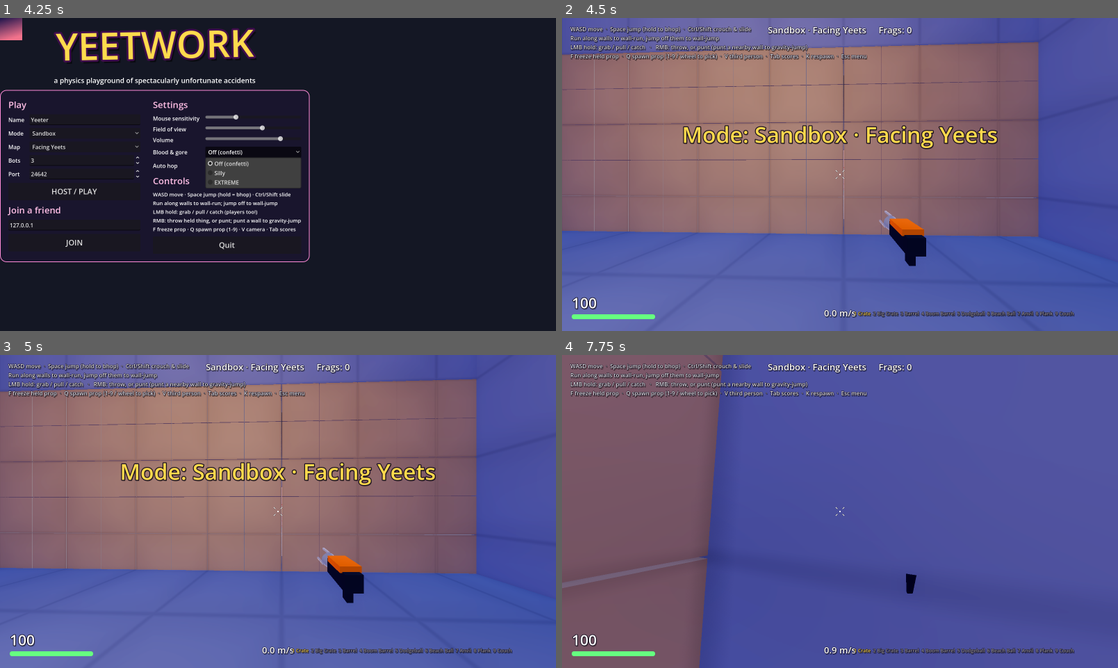
Above: before the commit, frames 1-4 (two rows, left to right).
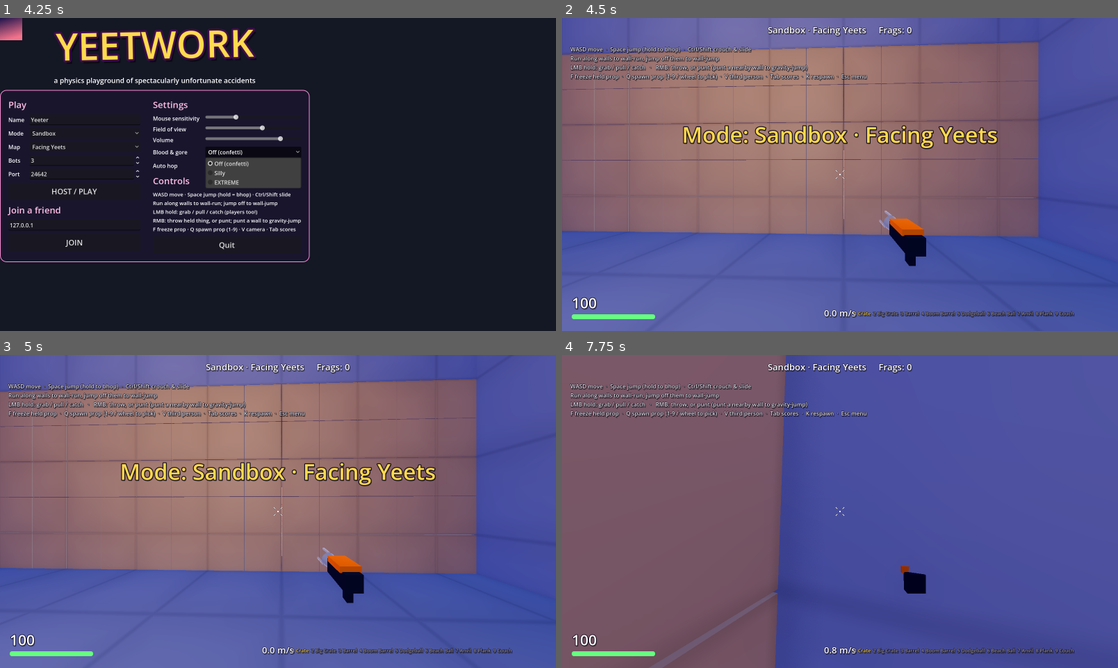
Above: after the commit, the same moments.

Repository: badsadcode/yeetwork
Game: Godot game, scene res://main.tscn
The game is run twice, just before and just after one commit, with the same random seed, the same clock (stepped at 60 frames per second) and the same inputs.
Inputs (mouse positions are in pixels of both pictures, inside the frame that each line leads up to):
- Up to frame 1 (4.25 s): click "Sandbox" at 0.5 s; click "Facing Yeets" at 1.25 s; click "Silly" at 2 s; click "Hold jump to bunny hop" at 2.75 s; click "Off (confetti)" at 3.5 s
- Up to frame 2 (4.5 s): click "HOST / PLAY" at 4.25 s
- Up to frame 3 (5 s): no input
- Up to frame 4 (7.75 s): tap Enter at 5 s; move the mouse to (867, 511) at 5.02 s; hold Ctrl (crouch) 5.03-5.78 s; hold W (move_forward) from 5.03 s (still down); click (867, 511) at 5.17 s; tap Space (jump) at 5.27, 5.57, 6.02, 6.05, 6.32, 7.52 s; tap Q (spawn_prop) at 5.3, 5.85, 7.55 s; move the mouse to (812, 511) at 5.77 s; move the mouse to (851, 505) at 6.52 s; hold Space (jump) 6.53-7.28 s; tap Ctrl (crouch) at 6.8, 7.35 s; move the mouse to (834, 517) at 7.27 s; click (834, 517) at 7.42 s

Frame 1 is identical in both runs. In frame 2, 3.8% of the frame differs, in the area x 1-55%, y 2-21%; in frame 3, 3.8%; in frame 4, 16%, in the area x 1-66%, y 0-100%.

Commit message:
Facing Yeets map, stylized PBR look, gameplay tests, README
- Facing Worlds-inspired asteroid map with team towers, launch shafts,
  breakable sniper windows and bridges, custom space sky
- Stylized PBR surface shader, warm key / cool fill lighting, SDFGI+SSIL,
  subsurface skin
- Gravity gun pull locks on and eases in; tuned air strafing
- Bots avoid ledges; scripted gameplay smoke tests (--test)
- Screenshot tour tool (--tour) and README with screenshots

Co-Authored-By: Claude Opus 5.5 <noreply@anthropic.com>
Claude-Session: https://claude.ai/code/session_0158inPvinANtwyDsJ2ShGXm

Diff:
--- a/scripts/bots/bot_brain.gd
+++ b/scripts/bots/bot_brain.gd
@@ -204,6 +204,12 @@
 		return
 	# Move in world space toward the goal regardless of where we are looking.
 	var dir := to.normalized()
+	var ledge := false
+	if pl.is_on_floor() and not _ground_ahead(pos, dir):
+		ledge = true
+		# Ledge! Head back toward the middle of the map instead of walking off it.
+		var back := Vector3(-pos.x * 0.2, 0, -pos.z).normalized()
+		dir = back if back.length() > 0.1 else -dir
 	var basis := Basis(Vector3.UP, pl.yaw)
 	var local := basis.inverse() * dir
 	_strafe_timer -= delta
@@ -222,8 +228,14 @@
 		cmd.jump_pressed = true
 		_stuck = 0.0
 		_strafe = _rng.randf_range(-1, 1)
-	cmd.jump = hop
+	cmd.jump = hop and not ledge
 	cmd.crouch = hs > 11.0 and _rng.randf() < 0.02
+
+
+func _ground_ahead(pos: Vector3, dir: Vector3) -> bool:
+	var probe := pos + dir * 2.5 + Vector3.UP * 0.5
+	var q := PhysicsRayQueryParameters3D.create(probe, probe + Vector3.DOWN * 8.0, Game.L_WORLD)
+	return not pl.get_world_3d().direct_space_state.intersect_ray(q).is_empty()
 
 
 ## Detour around the acid pit unless we actually want to go down there.
--- a/scripts/core/main.gd
+++ b/scripts/core/main.gd
@@ -4,13 +4,14 @@
 ##
 ## Command line (after `--`):  --host  --join <ip>  --mode sandbox|ctf|dodgeball
 ##   --bots <n>  --port <n>  --name <name>  --autotest <seconds>  (quit after N seconds)
-##   --map prime|facing  --tour <dir>  (save screenshots from fixed viewpoints, then quit)
+##   --map prime|facing  --test (gameplay smoke tests)  --tour <dir>  (save screenshots from fixed viewpoints, then quit)
 
 var menu: MainMenu
 var world: World
 var _autotest := -1.0
 var _autotest_elapsed := 0.0
 var _tour_dir := ""
+var _test := false
 
 
 func _ready() -> void:
@@ -53,6 +54,8 @@
 			"--autotest":
 				_autotest = float(next)
 				i += 1
+			"--test":
+				_test = true
 			"--tour":
 				_tour_dir = next
 				i += 1
@@ -139,6 +142,10 @@
 	world.leave_requested.connect(func(): leave(""))
 	world.start(server)
 	Input.mouse_mode = Input.MOUSE_MODE_CAPTURED
+	if _test:
+		var t: Node = load("res://tests/test_runner.gd").new()
+		t.set("world", world)
+		add_child(t)
 	if _tour_dir != "":
 		var tour: Node = load("res://scripts/core/dev_tour.gd").new()
 		tour.set("world", world)
--- a/scripts/player/gravity_gun.gd
+++ b/scripts/player/gravity_gun.gd
@@ -31,6 +31,7 @@
 var _punt_cd := 0.0
 var _boost_cd := 0.0
 var _regrab_block := 0.0
+var _pull_id := 0
 
 # Replicated visual state.
 var vis_kind: int = Kind.NONE
@@ -257,6 +258,7 @@
 				_try_grab(origin, dir)
 		Action.GRAB_END:
 			grab_active = false
+			_pull_id = 0
 			release(false)
 		Action.THROW:
 			if held_kind != Kind.NONE:
@@ -278,7 +280,15 @@
 	var origin := player.eye_position()
 	var dir := player.aim_direction()
 	if grab_active and held_kind == Kind.NONE and _regrab_block <= 0.0:
-		_try_grab(origin, dir)
+		# Whatever we are already pulling gets caught once it is close, wherever we aim.
+		var pulled := player.world.get_prop(_pull_id) as Prop
+		if pulled and pulled.held_by == 0 and origin.distance_to(pulled.global_position) <= GRAB_RANGE + pulled.size.length() * 0.5:
+			_grab_prop(pulled)
+		elif pulled and pulled.held_by == 0 and origin.distance_to(pulled.global_position) < PULL_RANGE * 1.2 and _has_los(origin, pulled):
+			_pull(pulled, origin) # tractor lock: keeps coming even if the aim drifts
+		else:
+			_pull_id = 0
+			_try_grab(origin, dir)
 	match held_kind:
 		Kind.PROP:
 			_hold_prop(delta, origin, dir)
@@ -304,10 +314,7 @@
 				if not p.frozen_by_player:
 					return
 				w.server_unfreeze_prop(p)
-			var to_me := (origin - p.global_position).normalized()
-			var pull := clampf(2200.0 / p.mass, 6.0, 28.0)
-			p.linear_velocity = p.linear_velocity.lerp(to_me * pull + Vector3.UP * 1.5, 0.25)
-			p.sleeping = false
+			_pull(p, origin)
 	elif target is Player:
 		var pl := target as Player
 		if pl != player and pl.is_alive() and origin.distance_to(pl.body_center()) <= PLAYER_GRAB_RANGE:
@@ -319,6 +326,21 @@
 			w.server_set_last_attacker(pl, player.player_id)
 			w.server_gun_state_changed(self)
 			Sfx.play3d("zap", pl.global_position, -2.0, 0.8)
+
+
+func _pull(p: Prop, origin: Vector3) -> void:
+	var to_me := origin - p.global_position
+	var d := to_me.length()
+	# Ease in so the object arrives at the hold point instead of overshooting.
+	var pull := minf(clampf(2200.0 / p.mass, 6.0, 28.0), d * 4.0)
+	p.linear_velocity = p.linear_velocity.lerp(to_me / d * pull + Vector3.UP * 1.2, 0.25)
+	p.sleeping = false
+	_pull_id = p.prop_id
+
+
+func _has_los(origin: Vector3, n: Node3D) -> bool:
+	var q := PhysicsRayQueryParameters3D.create(origin, n.global_position, Game.L_WORLD, [player.get_rid()])
+	return player.get_world_3d().direct_space_state.intersect_ray(q).is_empty()
 
 
 ## Sphere search in front of the player so catching fast objects is forgiving.
--- a/scripts/player/player.gd
+++ b/scripts/player/player.gd
@@ -29,7 +29,7 @@
 const CROUCH_SPEED := 4.5
 const GROUND_ACCEL := 11.0
 const AIR_ACCEL := 14.0
-const AIR_CAP := 1.1
+const AIR_CAP := 0.75
 const AIR_CONTROL := 1.2
 const FRICTION := 6.0
 const STOP_SPEED := 3.0
--- a/scripts/ui/hud.gd
+++ b/scripts/ui/hud.gd
@@ -149,7 +149,7 @@
 
 	_help = _label(16, Color(1, 1, 1, 0.85))
 	_help.set_anchors_preset(Control.PRESET_TOP_LEFT)
-	_help.position = Vector2(24, 20)
+	_help.position = Vector2(24, 78)
 	_help.text = "WASD move  ·  Space jump (hold to bhop)  ·  Ctrl/Shift crouch & slide\nRun along walls to wall-run, jump …(237 unchanged characters)…
 	_root.add_child(_help)
 
--- a/scripts/world/arena.gd
+++ b/scripts/world/arena.gd
@@ -253,7 +253,7 @@
 	var fill := DirectionalLight3D.new()
 	fill.rotation_degrees = Vector3(-25, 38 + 180, 0)
 	fill.light_color = Color(0.55, 0.7, 1.0)
-	fill.light_energy = 0.35
+	fill.light_energy = 0.25
 	fill.light_specular = 0.2
 	fill.shadow_enabled = false
 	add_child(fill)
--- /dev/null
+++ b/tests/test_runner.gd
@@ -0,0 +1,206 @@
+extends Node
+## Gameplay smoke tests driven through the real player/gravity-gun code.
+## Run: godot --headless -- --host --map prime --bots 0 --test
+
+var world: Node
+var pl: Player
+var results: Array[String] = []
+var failures := 0
+
+
+class ScriptedBrain:
+	## Stand-in brain: tests set cmd/yaw directly; this just keeps jump_pressed one-shot.
+	var pl: Player
+	var pending_jump := false
+	func think(_d: float) -> void:
+		pl.cmd.jump_pressed = pending_jump
+		pending_jump = false
+
+
+var brain := ScriptedBrain.new()
+
+
+func _ready() -> void:
+	await get_tree().create_timer(0.5).timeout
+	pl = world.local_player
+	pl.is_bot = true # hand control to the scripted brain
+	brain.pl = pl
+	pl.bot_brain = brain
+	await _run()
+	print("\n==== TEST RESULTS ====")
+	for r in results:
+		print(r)
+	print("%d failure(s)" % failures)
+	get_tree().quit(1 if failures > 0 else 0)
+
+
+func check(name: String, ok: bool, detail: String) -> void:
+	results.append("%s  %s  (%s)" % ["PASS" if ok else "FAIL", name, detail])
+	if not ok:
+		failures += 1
+
+
+func ticks(n: int) -> void:
+	for i in n:
+		await get_tree().physics_frame
+
+
+func reset(pos: Vector3, yaw: float) -> void:
+	pl.respawn(pos, yaw)
+	pl.cmd.move = Vector2.ZERO
+	pl.cmd.jump = false
+	pl.cmd.crouch = false
+	await ticks(10)
+
+
+func _run() -> void:
+	# 1. Ground speed.
+	await reset(Vector3(-50, 0.2, -24), -PI * 0.5)
+	pl.cmd.move = Vector2(0, 1)
+	await ticks(150)
+	check("ground run speed", absf(pl.horizontal_speed() - Player.MAX_SPEED) < 0.6, "%.2f m/s" % pl.horizontal_speed())
+
+	# 2. Bunny hop + air strafe gains speed.
+	await reset(Vector3(-55, 0.2, -24), -PI * 0.5)
+	pl.cmd.move = Vector2(0, 1)
+	await ticks(60)
+	pl.cmd.jump = true
+	var side := 1.0
+	var max_speed := 0.0
+	var last_ground := true
+	for i in 300:
+		var grounded := pl.is_on_floor()
+		if grounded and not last_ground:
+			side = -side
+		last_ground = grounded
+		var v := Vector3(pl.velocity.x, 0, pl.velocity.z)
+		if not grounded and v.length() > 1.0:
+			# Strafe-only, wish direction just under 90 degrees from velocity.
+			var vdir := v.normalized()
+			var wish := vdir.rotated(Vector3.UP, -side * (PI * 0.5 + 0.02))
+			# For move = (side, 0) the wish dir is basis.x * side.
+			var bx := wish * side
+			pl.yaw = atan2(-bx.z, bx.x)
+			pl.cmd.move = Vector2(side, 0)
+		else:
+			pl.cmd.move = Vector2(0, 1)
+		await ticks(1)
+		max_speed = maxf(max_speed, pl.horizontal_speed())
+	pl.cmd.jump = false
+	check("bhop/strafe gains speed", max_speed > Player.MAX_SPEED + 2.0, "max %.2f m/s" % max_speed)
+
+	# 3. Slide boost.
+	await reset(Vector3(-50, 0.2, -24), -PI * 0.5)
+	pl.cmd.move = Vector2(0, 1)
+	await ticks(120)
+	var before := pl.horizontal_speed()
+	pl.cmd.crouch = true
+	await ticks(3)
+	var boosted := pl.horizontal_speed()
+	await ticks(60)
+	var after := pl.horizontal_speed()
+	check("slide boost", pl.sliding or after > 6.0, "%.1f -> %.1f -> %.1f m/s" % [before, boosted, after])
+	check("slide keeps momentum", boosted > before + 2.0 and after > 7.0, "boost %.1f, after 1 s %.1f" % [boosted, after])
+	pl.cmd.crouch = false
+
+	# 4. Wall run along the breakable lane wall (south face at z = -20.4).
+	await reset(Vector3(2, 0.2, -21.4), -PI * 0.5 - 0.04)
+	pl.cmd.move = Vector2(0, 1)
+	await ticks(80)
+	brain.pending_jump = true
+	var ran := 0
+	for i in 70:
+		await ticks(1)
+		if pl.wallrunning:
+			ran += 1
+	check("wall run", ran > 15, "%d ticks wall running" % ran)
+
+	# 5. Grab and throw a crate.
+	await reset(Vector3(-50, 0.2, 0), -PI * 0.5)
+	pl.pitch = -0.2
+	var crate: Prop = world.server_spawn_prop("crate", Transform3D(Basis.IDENTITY, pl.eye_position() + pl.aim_direction() * 3.0))
+	await ticks(5)
+	world.gun_action(pl, GravityGun.Action.GRAB_START)
+	await ticks(20)
+	check("grab crate", pl.gun.held_kind == GravityGun.Kind.PROP and pl.gun.held_id == crate.prop_id, "held kind %d" % pl.gun.held_kind)
+	world.gun_action(pl, GravityGun.Action.THROW)
+	await ticks(2)
+	check("throw crate", crate.linear_velocity.length() > 20.0, "%.1f m/s" % crate.linear_velocity.length())
+	world.gun_action(pl, GravityGun.Action.GRAB_END)
+
+	# 6. Pull from range.
+	await reset(Vector3(45, 0.2, -24), PI * 0.5)
+	var far: Prop = world.server_spawn_prop("ball", Transform3D(Basis.IDENTITY, Vector3(30, 0.5, -24)))
+	await ticks(40)
+	var to := far.global_position - pl.eye_position()
+	pl.pitch = atan2(to.y, Vector2(to.x, to.z).length())
+	world.gun_action(pl, GravityGun.Action.GRAB_START)
+	await ticks(90)
+	check("pull and catch from range", pl.gun.held_kind == GravityGun.Kind.PROP and pl.gun.held_id == far.prop_id, "distance now %.1f" % pl.eye_position().distance_to(far.global_position))
+	world.gun_action(pl, GravityGun.Action.GRAB_END)
+
+	# 7. Gravity jump: punt a wall right in front of you (outer wall at x = -64).
+	await reset(Vector3(-61.5, 0.2, 30), PI * 0.5)
+	pl.pitch = 0.0
+	await ticks(5)
+	world.gun_action(pl, GravityGun.Action.THROW)
+	await ticks(2)
+	check("gravity jump off wall", pl.velocity.x > 8.0, "vel %s" % pl.velocity.snapped(Vector3.ONE * 0.1))
+
+	# 8. Smash through a breakable wall by being launched into it.
+	var broken_before := 0
+	for w in world.arena.destructibles:
+		broken_before += w.broken_cells.size()
+	await reset(Vector3(25, 2.5, -27), 0.0)
+	pl.external_launch(Vector3(0, 3, 28), true, 1.0)
+	await ticks(60)
+	var broken_after := 0
+	for w in world.arena.destructibles:
+		broken_after += w.broken_cells.size()
+	check("player smashes wall", broken_after > broken_before, "%d -> %d broken cells, hp %.0f" % [broken_before, broken_after, pl.hp])
+
+	# 9. Explosive barrel goes boom on hard impact.
+	await reset(Vector3(-50, 0.2, 0), -PI * 0.5)
+	var barrel: Prop = world.server_spawn_prop("boom_barrel", Transform3D(Basis.IDENTITY, Vector3(-40, 4, 8)))
+	var bid := barrel.prop_id
+	await ticks(3)
+	barrel.linear_velocity = Vector3(0, -25, 0)
+	await ticks(40)
+	check("barrel explodes", world.get_prop(bid) == null, "prop still exists: %s" % (world.get_prop(bid) != null))
+
+	# 10. Grab and throw another player.
+	await reset(Vector3(-50, 0.2, 0), -PI * 0.5)
+	pl.pitch = -0.15
+	world._server_add_bot()
+	var victim: Player = null
+	for p: Player in world.players.values():
+		if p != pl:
+			victim = p
+	victim.bot_brain = null
+	victim.respawn(pl.global_position + Vector3(3.0, 0, 0), 0.0)
+	await ticks(10)
+	world.gun_action(pl, GravityGun.Action.GRAB_START)
+	await ticks(15)
+	var was_held := victim.state == Player.State.HELD
+	world.gun_action(pl, GravityGun.Action.THROW)
+	await ticks(3)
+	check("grab player", was_held, "state %d" % victim.state)
+	check("throw player", victim.velocity.length() > 20.0 and victim.state == Player.State.RAGDOLL, "vel %.1f state %d" % [victim.velocity.length(), victim.state])
+	world.gun_action(pl, GravityGun.Action.GRAB_END)
+
+	# 11. Fall damage from height.
+	await reset(Vector3(-45, 40, -24), 0.0)
+	await ticks(150)
+	check("fall damage", pl.hp < 100.0, "hp %.0f" % pl.hp)
+
+	# 12. CTF capture: drop the blue flag on the red stand while red's flag is home.
+	if world.mode == Game.Mode.CTF:
+		var ctf := world.mode_logic as ModeCTF
+		var blue := world.get_prop(ctf.flags[Game.TEAM_BLUE]) as Prop
+		var red_stand: Vector3 = world.arena.flag_stands[Game.TEAM_RED]
+		var before_score: int = world.team_scores.get(Game.TEAM_RED, 0)
+		blue.global_position = red_stand + Vector3(0.5, 1.25, 0)
+		blue.linear_velocity = Vector3.ZERO
+		await ticks(10)
+		check("ctf capture", world.team_scores.get(Game.TEAM_RED, 0) == before_score + 1, "red score %d" % world.team_scores.get(Game.TEAM_RED, 0))
+		check("ctf flag returned home", blue.global_position.distance_to(blue.home_transform.origin) < 1.0, "flag at %s" % blue.global_position.snapped(Vector3.ONE * 0.1))
Not shown, added: docs/.gdignore
Binary file added: docs/screenshots/characters.jpg
Binary file added: docs/screenshots/facing_action.jpg
Binary file added: docs/screenshots/facing_overview.jpg
Binary file added: docs/screenshots/facing_tower.jpg
Binary file added: docs/screenshots/prime_overview.jpg
Binary file added: docs/screenshots/prime_pit.jpg
Not shown, added: README.md
